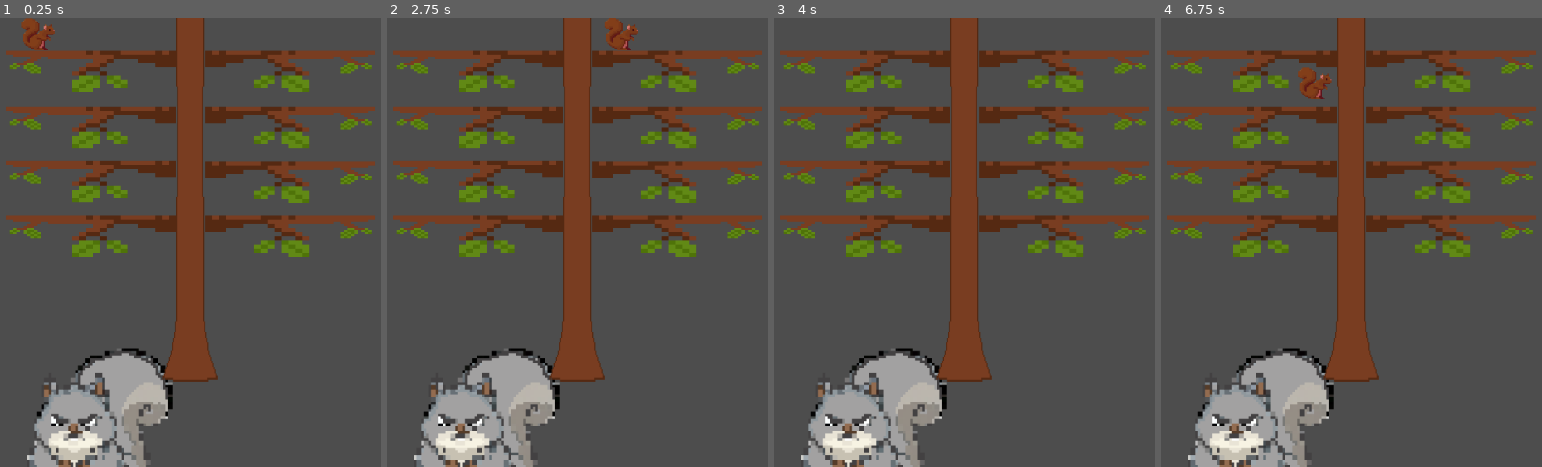
Above: before the commit, frames 1-4 (left to right).
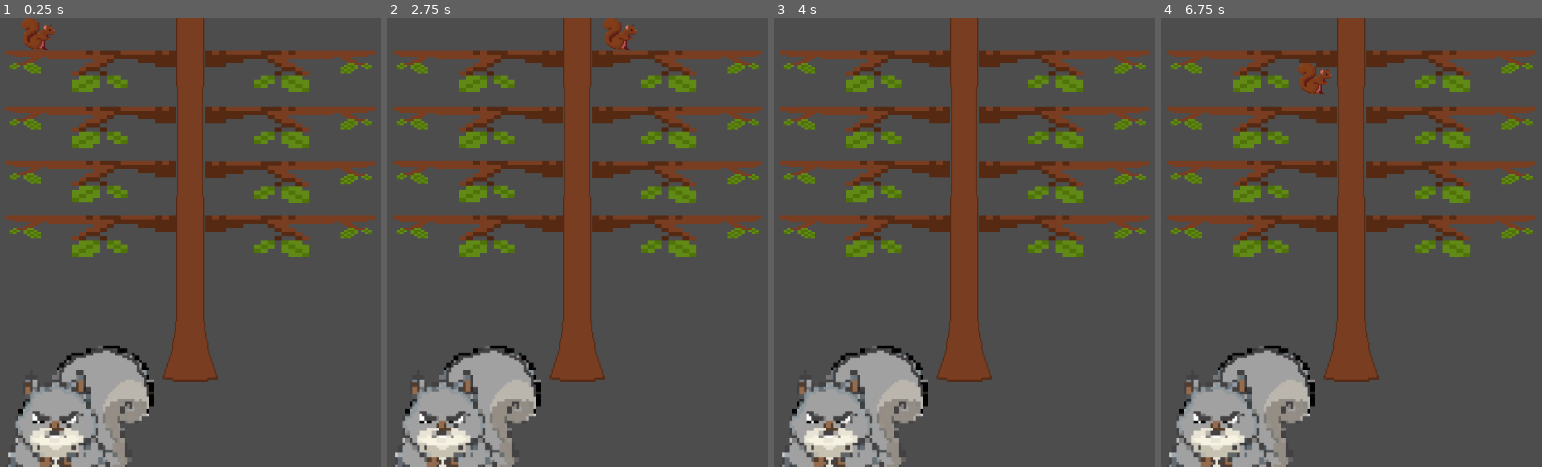
Above: after the commit, the same moments.

Repository: Ike-l/Something-Nutty
Game: Godot game, scene res://scenes/environment.tscn
Two runs of this game, one before a commit and one after it. Both use one fixed random seed, a clock stepped at 60 frames per second and the inputs below.
Inputs:
- Up to frame 1 (0.25 s): no input
- Up to frame 2 (2.75 s): tap Enter at 0.5 s; hold D (move_right) 0.53-1.28 s; tap F (launch_acorn) at 0.6, 1.35, 2.1 s; hold S (move_down) 1.28-2.03 s; tap Space at 2 s; hold D (move_right) from 2.03 s (still down)
- Up to frame 3 (4 s): release D (move_right) at 2.78 s; hold W (move_up) 2.78-3.53 s; tap F (launch_acorn) at 2.85, 3.6 s; tap Enter at 3.5 s; hold L (move_left) from 3.53 s (still down)
- Up to frame 4 (6.75 s): tap F (launch_acorn) every 0.75 s from 4.35 to 6.6 s; release L (move_left) at 5.03 s; hold S (move_down) 5.03-5.78 s; tap Space at 5.75 s; hold D (move_right) 5.78-6.53 s; hold W (move_up) from 6.53 s (still down)

The runs differ from the first frame. In frame 1, 5.9% of the frame differs, in the area x 2-46%, y 73-100%; in frame 2, 6.0%; in frame 3, 5.9%; in frame 4, 6.2%, in the area x 2-46%, y 10-100%.

Commit message:
minor changes

Diff:
--- a/scenes/Sir Nut.tscn
+++ b/scenes/Sir Nut.tscn
@@ -4,7 +4,7 @@
 [ext_resource type="Texture2D" uid="uid://ca48q03gqwwcp" path="res://assets/Sir nut.png" id="2_lpcc0"]
 
 [sub_resource type="RectangleShape2D" id="RectangleShape2D_26kvw"]
-size = Vector2(52.65625, 46.96875)
+size = Vector2(40, 40)
 
 [node name="SirNut" type="Node2D"]
 
--- a/scenes/environment.tscn
+++ b/scenes/environment.tscn
@@ -231,6 +231,9 @@
 "speed": 2.0
 }]
 
+[sub_resource type="RectangleShape2D" id="RectangleShape2D_ofm7x"]
+size = Vector2(151.25, 236)
+
 [node name="Environment" type="Node2D"]
 script = ExtResource("1_d5dl1")
 
@@ -238,7 +241,7 @@
 position = Vector2(375, -20)
 
 [node name="CollisionShape2D" parent="SirNut/Sir Nut" index="0"]
-position = Vector2(-0.328125, -2.484375)
+position = Vector2(6, 1)
 
 [node name="SirNut" parent="SirNut/Sir Nut" index="1"]
 editor_description = "Sir Nut standing frame"
@@ -263,10 +266,6 @@
 position = Vector2(1, -91)
 debug_color = Color(0, 0, 0, 1)
 
-[node name="ColorRect" parent="Tree/RigidBody2D/CollisionShape2D" index="0"]
-offset_top = -230.5
-offset_bottom = -199.76666
-
 [node name="RigidBody2D1" parent="Tree/Branches" index="0"]
 position = Vector2(44, -287)
 
@@ -316,11 +315,17 @@
 position = Vector2(-88, 24)
 
 [node name="Dave" type="Node2D" parent="."]
+position = Vector2(437, 599)
 
 [node name="Dave" type="AnimatedSprite2D" parent="Dave"]
-position = Vector2(464, 603.00006)
 scale = Vector2(0.35, 0.35)
 sprite_frames = SubResource("SpriteFrames_f0uwl")
+
+[node name="CharacterBody2D" type="CharacterBody2D" parent="Dave"]
+
+[node name="CollisionShape2D" type="CollisionShape2D" parent="Dave/CharacterBody2D"]
+position = Vector2(-31, 20)
+shape = SubResource("RectangleShape2D_ofm7x")
 
 [editable path="SirNut"]
 [editable path="Tree"]
Not shown: 1 places in scenes/environment.tscn that only renumber resources
